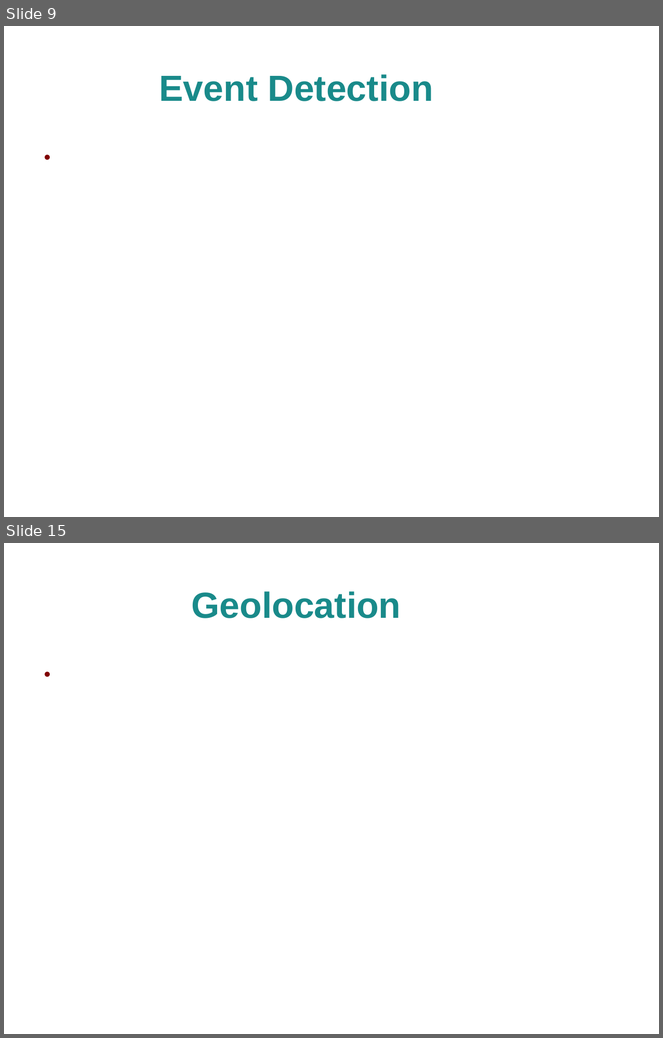
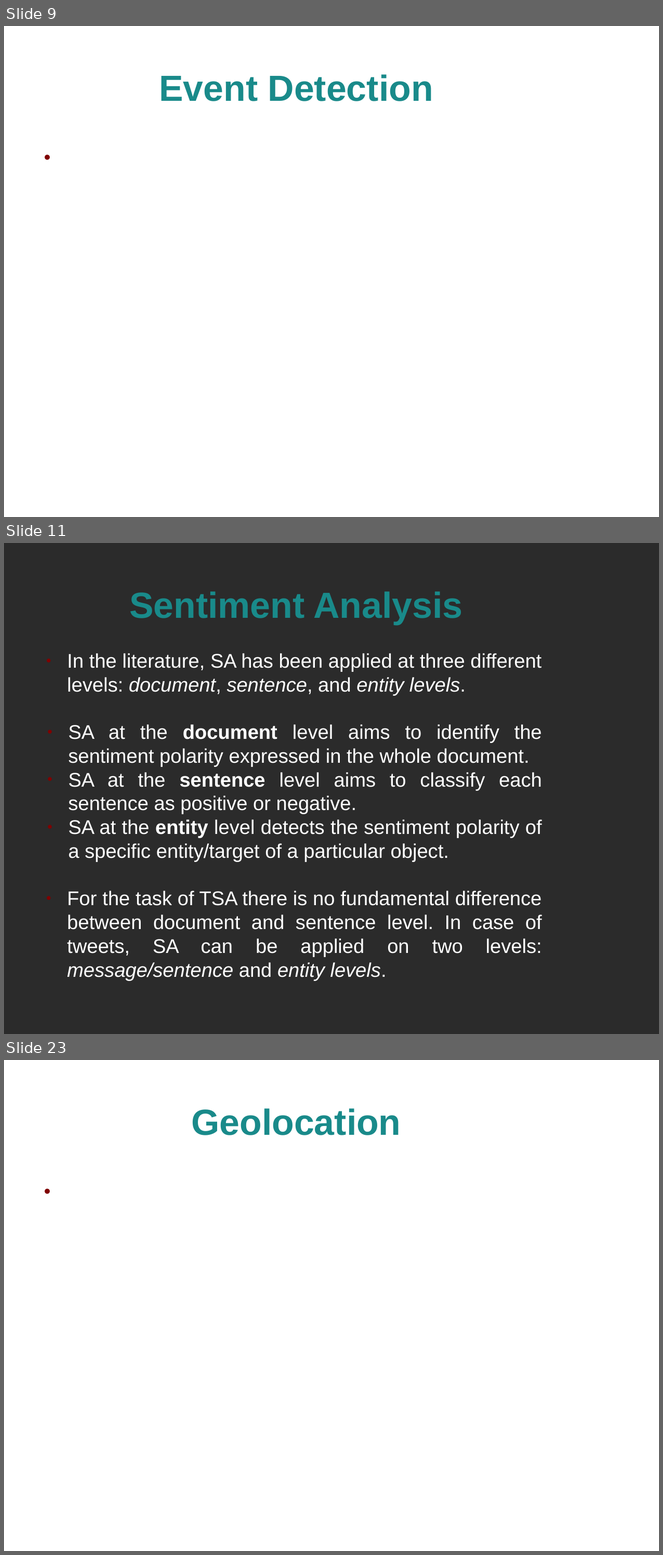
Before and after one commit to alextsil/twitter-topic-detection-and-analysis, a slide deck: parousiasi/presentation.odp. Shown one above the other, each under a label of ours: slides 9 and 15 before the commit, slides 9, 11 and 23 after it; the slides between them are not shown. The pictures are 663x1038 and 663x1555 pixels, drawn with LibreOffice and Linux fonts; fonts in the diff are those of the drawing; background and template pictures are left out; a plain dark background stands for a picture behind light text. Boxes give left, top, right and bottom in pixels: in the first picture for what was removed or moved away, otherwise in the second. Text is boxed around its words. In the diff, an @@ line names an element or a change of style, - is before the commit and + after.

Commit message:
added sentiment slides

```diff
--- a/parousiasi/presentation.odp
+++ b/parousiasi/presentation.odp
@@ slide 11 added at box(4, 543, 659, 1034), background picture (left out) @@
@@ title added at box(129, 591, 463, 625), 44 pt, text #198A8A, bold @@
+Sentiment Analysis
@@ text added at box(67, 653, 542, 981), 24 pt, text #FFFFFF @@
+● In the literature, SA has been applied at three different levels: document, sentence, and entity levels.
+● SA at the document level aims to identify the sentiment polarity expressed in the whole document.
+● SA at the sentence level aims to classify each sentence as positive or negative.
+● SA at the entity level detects the sentiment polarity of a specific entity/target of a particular object.
+● For the task of TSA there is no fundamental difference between document and sentence level. In case of tweets, SA can be applied on two levels: message/sentence and entity levels.
@@ what was slide 15 is now slide 23 @@
```
Also in this commit, not shown: 1 slide changed, 12 other slides added, 5 slides removed.
